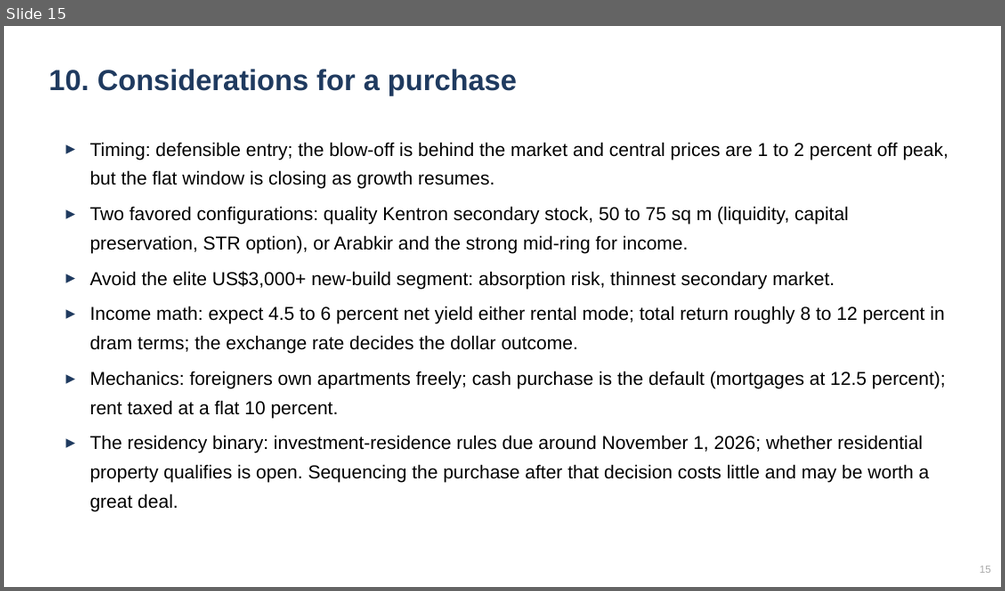
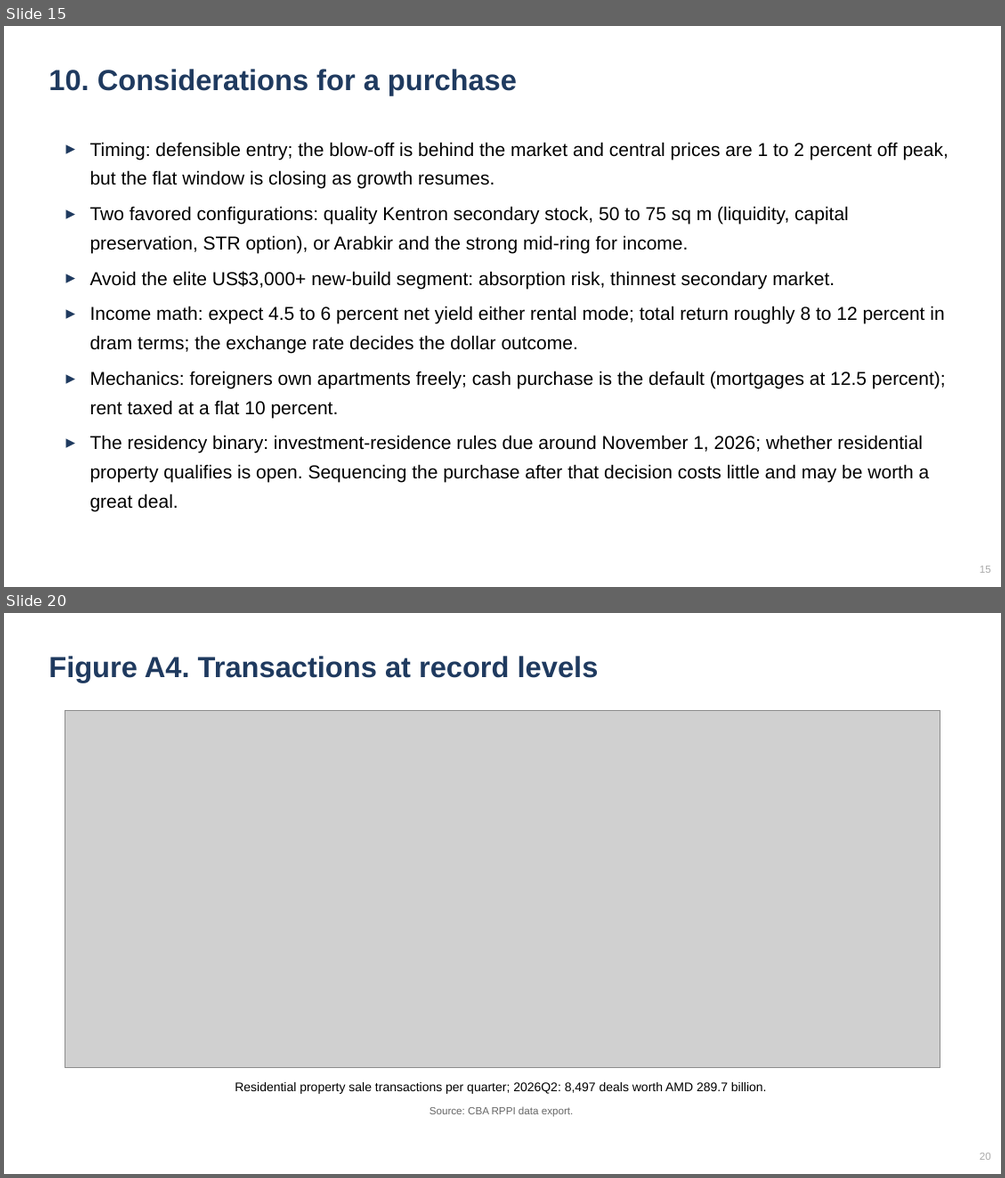
Before and after one commit to rasoolzandvakil-boop/yerevan-housing, a slide deck: Yerevan-Housing-Market-Slides.pptx. Shown one above the other, each under a label of ours: slide 15 before the commit, slides 15 and 20 after it; the slides between them are not shown. The pictures are 1005x591 and 1005x1178 pixels, drawn with LibreOffice and Linux fonts; fonts in the diff are those of the drawing; grey boxes stand for pictures. Boxes give left, top, right and bottom in pixels: in the first picture for what was removed or moved away, otherwise in the second. Text is boxed around its words. In the diff, an @@ line names an element or a change of style, - is before the commit and + after.

```diff
--- a/Yerevan-Housing-Market-Slides.pptx
+++ b/Yerevan-Housing-Market-Slides.pptx
@@ slide 20 added at <box>4,613,1001,1174</box>, background #FFFFFF @@
@@ text added at <box>48,656,599,682</box>, 28 pt, text #1F3A5F, bold @@
+Figure A4. Transactions at record levels
@@ picture added at <box>65,710,940,1068</box> @@
@@ text added at <box>235,1082,767,1094</box>, 12 pt, text #000000 @@
+Residential property sale transactions per quarter; 2026Q2: 8,497 deals worth AMD 289.7 billion.
@@ text added at <box>429,1107,574,1117</box>, 10 pt, text #666666 @@
+Source: CBA RPPI data export.
@@ text added at <box>979,1152,991,1159</box>, 10 pt, text #AAAAAA @@
+20
```
Also in this commit, not shown: 6 other slides added, 1 other file.
